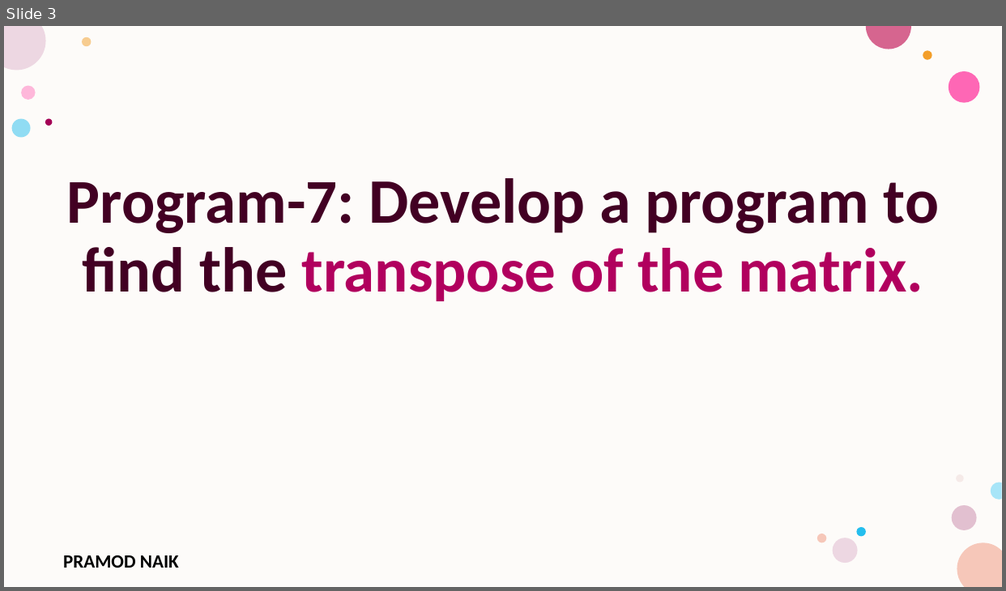
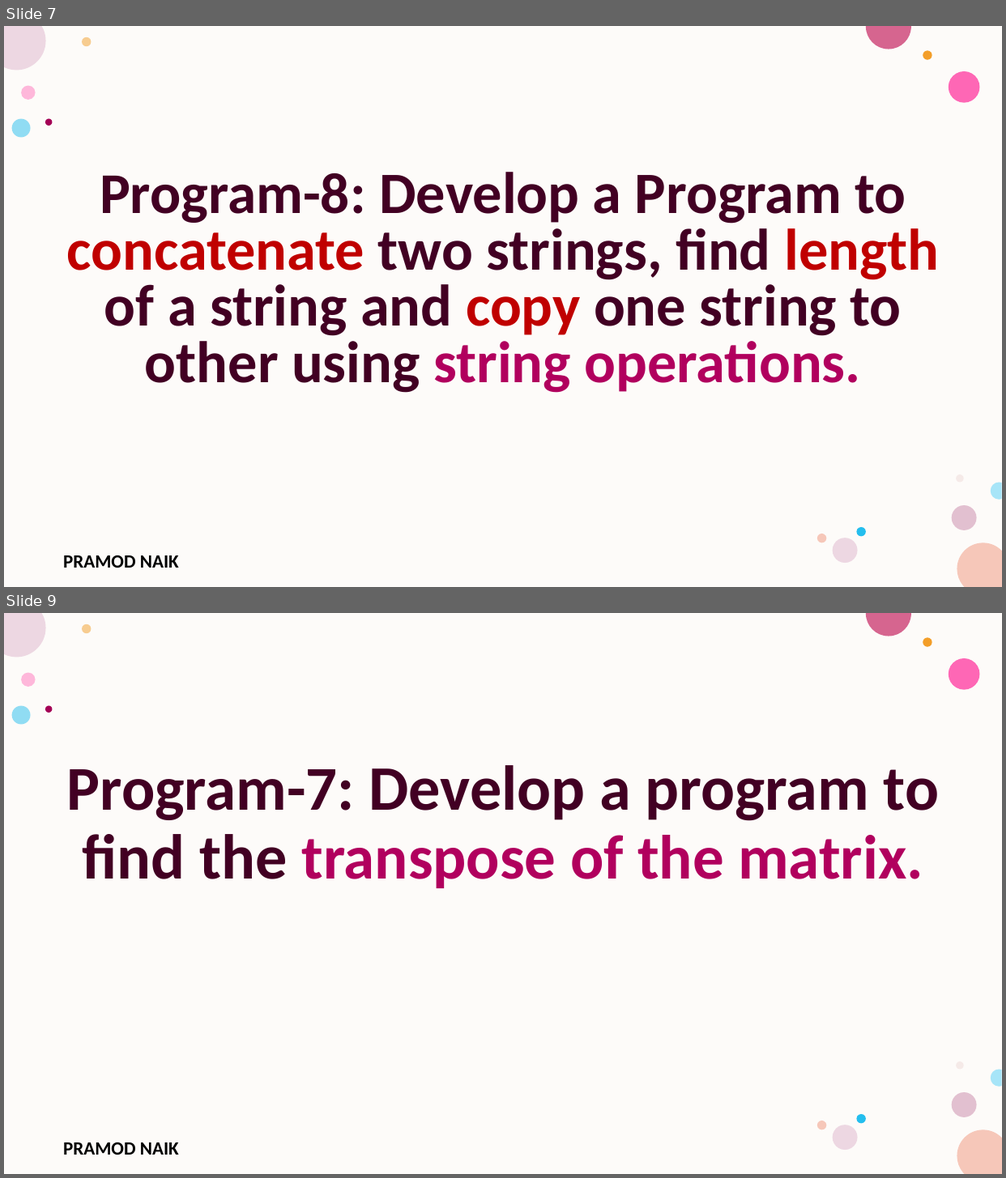
Before and after one commit to PRAMODNAIK-DEV/C-Programming-Lab-Engineering, a slide deck: Lab Programs.pptx. Shown one above the other, each under a label of ours: slide 3 before the commit, slides 7 and 9 after it; the slides between them are not shown. The pictures are 1006x591 and 1006x1178 pixels, drawn with LibreOffice and Linux fonts; fonts in the diff are those of the drawing; background and template pictures are left out. Boxes give left, top, right and bottom in pixels: in the first picture for what was removed or moved away, otherwise in the second. Text is boxed around its words. In the diff, an @@ line names an element or a change of style, - is before the commit and + after.

Commit message:
Completed Program 8 and 9

```diff
--- a/Lab Programs.pptx
+++ b/Lab Programs.pptx
@@ slide 7 added at (x1=4, y1=26, x2=1002, y2=587), background #FFFFFF; not listed: 17 template elements that a slide beside it also shows @@
@@ text added at (x1=67, y1=172, x2=939, y2=393), 56.4 pt, text #420023, bold @@
+Program-8: Develop a Program to concatenate two strings, find length of a string and copy one string to other using string operations.
@@ what was slide 3 is now slide 9 @@
```
Also in this commit, not shown: 5 other slides added, 2 other files.
